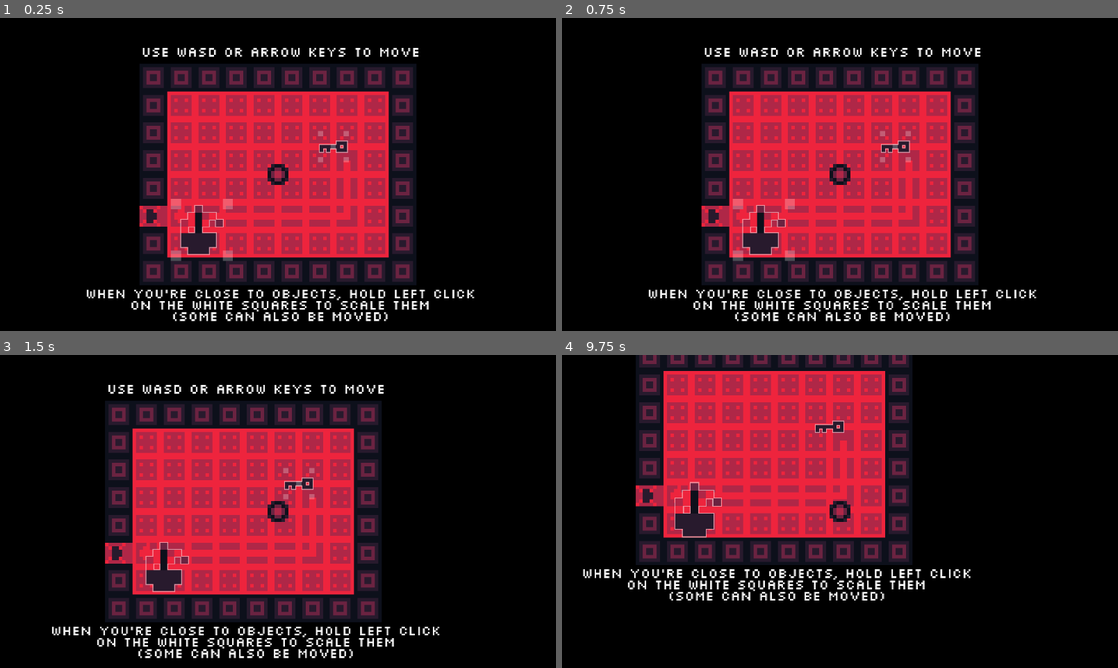
Above: before the commit, frames 1-4 (two rows, left to right).
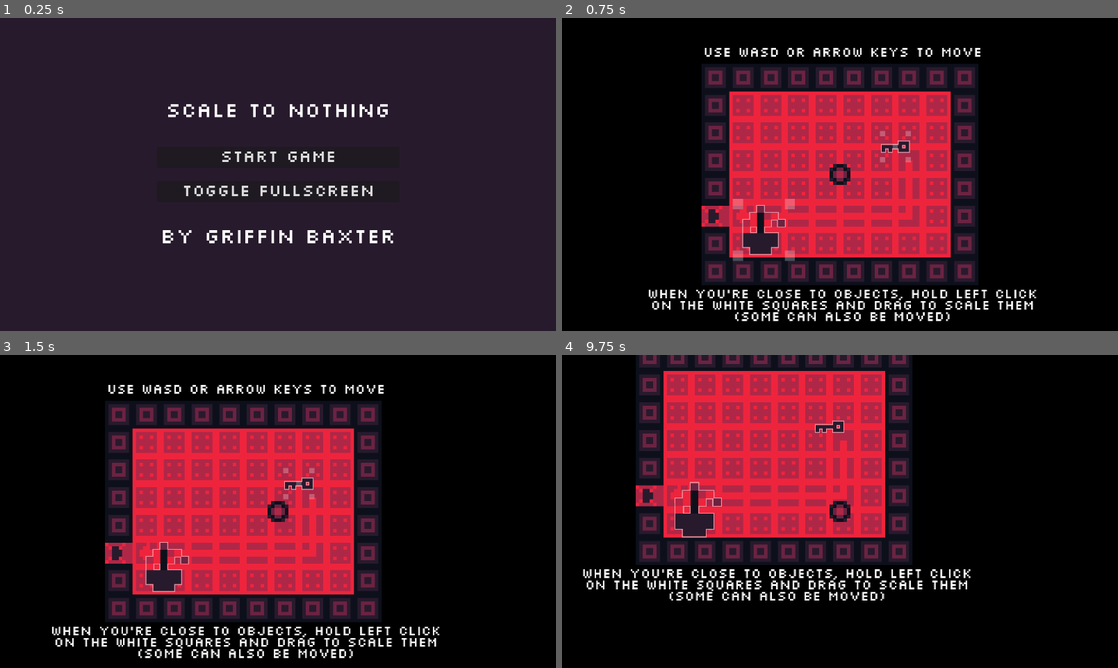
Above: after the commit, the same moments.

Repository: GriffinBaxter/Scaled-To-Nothing
Game: Godot game, scene res://Scenes/main_menu.tscn
Two runs of this game, one before a commit and one after it. Both use one fixed random seed, a clock stepped at 60 frames per second and the inputs below. Before the commit the project starts from res://Scenes/main.tscn.
Inputs (mouse positions are in pixels of both pictures, inside the frame that each line leads up to):
- Up to frame 1 (0.25 s): no input
- Up to frame 2 (0.75 s): click (840, 158) at 0.5 s, where only the run after the commit has a clickable "START GAME"
- Up to frame 3 (1.5 s): tap Enter at 1.25 s; move the mouse to (278, 511) at 1.27 s; press the mouse at (278, 511) at 1.28 s; hold D (right) from 1.28 s (still down)
- Up to frame 4 (9.75 s): move the mouse to (795, 483) at 2.02 s; release D (right) at 2.03 s; release the mouse at (795, 483) at 2.03 s; hold S (down) 2.03-2.78 s; click (795, 483) at 2.1 s; move the mouse to (662, 492) at 2.77 s; press the mouse at (662, 492) at 2.78 s; hold D (right) 2.78-3.53 s; move the mouse to (812, 574) at 3.52 s; release the mouse at (812, 574) at 3.53 s; hold W (up) 3.53-4.28 s; click (812, 574) at 3.6 s; move the mouse to (1006, 558) at 4.27 s; press the mouse at (1006, 558) at 4.28 s; hold A (left) 4.28-5.78 s; move the mouse to (673, 464) at 5.02 s; release the mouse at (673, 464) at 5.03 s; click (673, 464) at 5.1 s; tap Space at 5.75 s; move the mouse to (867, 511) at 5.77 s; press the mouse at (867, 511) at 5.78 s; hold S (down) 5.78-6.53 s; move the mouse to (756, 433) at 6.52 s; release the mouse at (756, 433) at 6.53 s; hold D (right) 6.53-7.28 s; click (756, 433) at 6.6 s; move the mouse to (962, 495) at 7.27 s; press the mouse at (962, 495) at 7.28 s; hold W (up) 7.28-8.03 s; move the mouse to (728, 527) at 8.02 s; release the mouse at (728, 527) at 8.03 s; hold D (right) 8.03-8.78 s; click (728, 527) at 8.1 s; tap Enter at 8.75 s; move the mouse to (895, 442) at 8.77 s; press the mouse at (895, 442) at 8.78 s; hold S (down) 8.78-9.53 s; move the mouse to (812, 574) at 9.52 s; release the mouse at (812, 574) at 9.53 s; hold A (left) from 9.53 s (still down); click (812, 574) at 9.6 s

The runs differ from the first frame. In frame 1, 93% of the frame differs, in the area x 0-100%, y 0-100%; in frame 2, 1.2%; in frame 3, 1.2%; in frame 4, 1.2%.

Commit message:
Add main menu with start/fullscreen options

Diff:
--- a/Scenes/main.tscn
+++ b/Scenes/main.tscn
@@ -169,7 +169,7 @@
 theme_override_constants/line_spacing = -4
 theme_override_fonts/font = ExtResource("4_f43fv")
 text = "WHEN YOU'RE CLOSE TO OBJECTS, HOLD LEFT CLICK
-ON THE WHITE SQUARES TO SCALE THEM
+ON THE WHITE SQUARES AND DRAG TO SCALE THEM
 (SOME CAN ALSO BE MOVED)"
 horizontal_alignment = 1
 vertical_alignment = 1
--- /dev/null
+++ b/Scenes/main_menu.tscn
@@ -0,0 +1,78 @@
+[gd_scene load_steps=4 format=3 uid="uid://cqsbgp4w7hxhs"]
+
+[ext_resource type="Script" path="res://Scripts/main_menu.gd" id="1_11fdd"]
+[ext_resource type="FontFile" uid="uid://b5onpbcedntbx" path="res://Font/Silkscreen/slkscr.ttf" id="1_dgy7t"]
+
+[sub_resource type="Theme" id="Theme_k4cwt"]
+default_font = ExtResource("1_dgy7t")
+default_font_size = 50
+
+[node name="MainMenu" type="Control"]
+layout_mode = 3
+anchors_preset = 15
+anchor_right = 1.0
+anchor_bottom = 1.0
+grow_horizontal = 2
+grow_vertical = 2
+script = ExtResource("1_11fdd")
+
+[node name="ColorRect" type="ColorRect" parent="."]
+layout_mode = 0
+offset_left = -23.0
+offset_top = -22.0
+offset_right = 1477.0
+offset_bottom = 978.0
+color = Color(0.156863, 0.101961, 0.176471, 1)
+
+[node name="MarginContainer" type="MarginContainer" parent="."]
+layout_mode = 1
+anchors_preset = 8
+anchor_left = 0.5
+anchor_top = 0.5
+anchor_right = 0.5
+anchor_bottom = 0.5
+offset_left = -225.5
+offset_top = -104.5
+offset_right = 225.5
+offset_bottom = 104.5
+grow_horizontal = 2
+grow_vertical = 2
+
+[node name="VBoxContainer" type="VBoxContainer" parent="MarginContainer"]
+layout_mode = 2
+
+[node name="Text1" type="RichTextLabel" parent="MarginContainer/VBoxContainer"]
+custom_minimum_size = Vector2(559.655, 103.185)
+layout_mode = 2
+theme = SubResource("Theme_k4cwt")
+bbcode_enabled = true
+text = "[center]SCALE TO NOTHING[/center]"
+
+[node name="StartGame" type="Button" parent="MarginContainer/VBoxContainer"]
+layout_mode = 2
+theme_override_fonts/font = ExtResource("1_dgy7t")
+theme_override_font_sizes/font_size = 40
+text = "START GAME"
+
+[node name="Text3" type="RichTextLabel" parent="MarginContainer/VBoxContainer"]
+custom_minimum_size = Vector2(559.655, 22.86)
+layout_mode = 2
+theme = SubResource("Theme_k4cwt")
+bbcode_enabled = true
+
+[node name="Fullscreen" type="Button" parent="MarginContainer/VBoxContainer"]
+layout_mode = 2
+theme_override_fonts/font = ExtResource("1_dgy7t")
+theme_override_font_sizes/font_size = 40
+text = "TOGGLE FULLSCREEN"
+
+[node name="Text2" type="RichTextLabel" parent="MarginContainer/VBoxContainer"]
+custom_minimum_size = Vector2(559.655, 103.185)
+layout_mode = 2
+theme = SubResource("Theme_k4cwt")
+bbcode_enabled = true
+text = "
+[center]BY GRIFFIN BAXTER[/center]"
+
+[connection signal="pressed" from="MarginContainer/VBoxContainer/StartGame" to="." method="_on_start_game_pressed"]
+[connection signal="pressed" from="MarginContainer/VBoxContainer/Fullscreen" to="." method="_on_fullscreen_pressed"]
--- /dev/null
+++ b/Scripts/main_menu.gd
@@ -0,0 +1,12 @@
+extends Control
+
+
+func _on_start_game_pressed() -> void:
+	get_tree().change_scene_to_file("res://Scenes/main.tscn")
+
+
+func _on_fullscreen_pressed() -> void:
+	if DisplayServer.window_get_mode() == DisplayServer.WINDOW_MODE_WINDOWED:
+		DisplayServer.window_set_mode(DisplayServer.WINDOW_MODE_FULLSCREEN)
+	else:
+		DisplayServer.window_set_mode(DisplayServer.WINDOW_MODE_WINDOWED)
--- a/project.godot
+++ b/project.godot
@@ -11,7 +11,7 @@
 [application]
 
 config/name="GMTK Game Jam 2024 - Griffin Baxter"
-run/main_scene="res://Scenes/main.tscn"
+run/main_scene="res://Scenes/main_menu.tscn"
 config/features=PackedStringArray("4.3", "GL Compatibility")
 config/icon="res://icon.svg"
 
